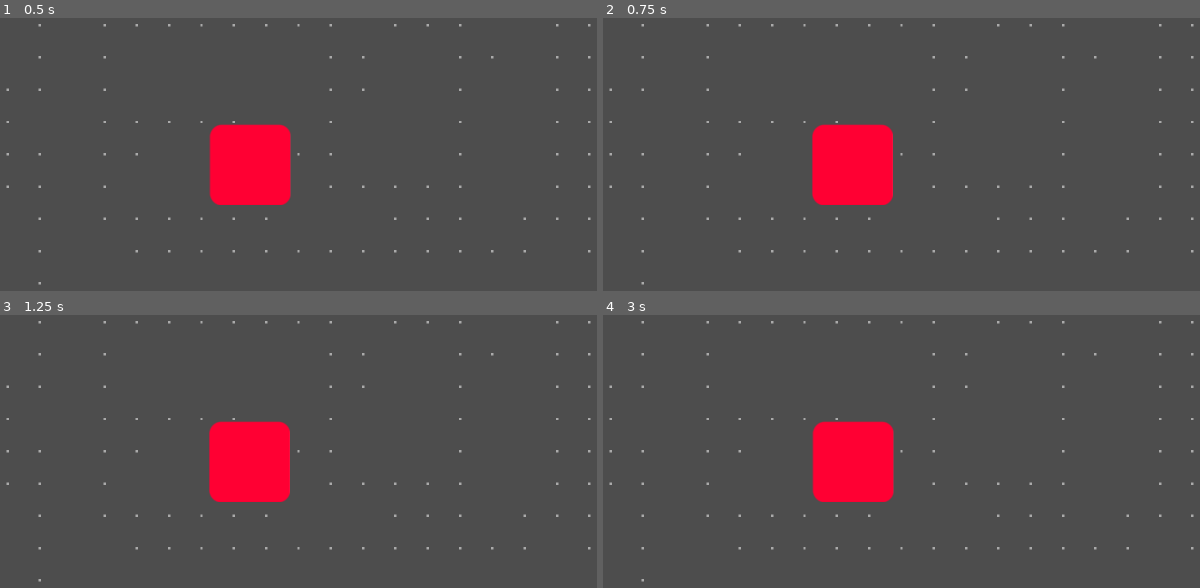
Above: before the commit, frames 1-4 (two rows, left to right).
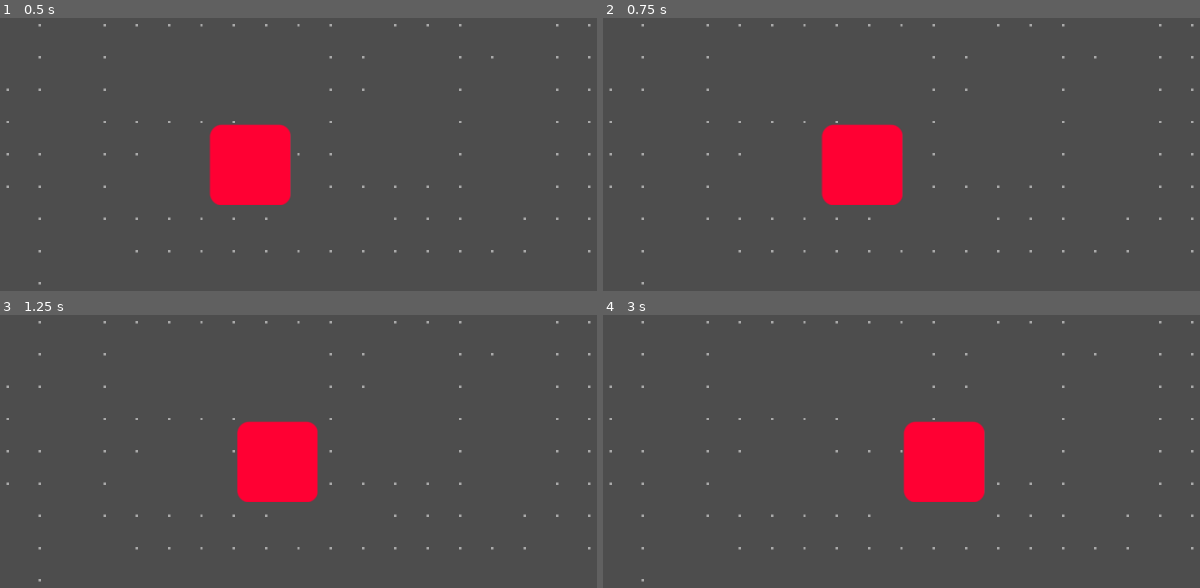
Above: after the commit, the same moments.

Repository: Zbeyer/Game-Jam-Test
Game: Godot game, scene res://scenes/SampleLevel.tscn
Two runs of this game, one before a commit and one after it. Both use one fixed random seed, a clock stepped at 60 frames per second and the inputs below.
Inputs:
- Up to frame 1 (0.5 s): no input
- Up to frame 2 (0.75 s): hold D (move_right) from 0.53 s (still down)
- Up to frame 3 (1.25 s): keep holding D (move_right)
- Up to frame 4 (3 s): release D (move_right) at 1.28 s; hold S (move_back) 1.28-2.03 s; hold D (move_right) 2.03-2.78 s; hold W (move_forward) from 2.78 s (still down)

Frame 1 is identical in both runs. In frame 2, 1.1% of the frame differs, in the area x 35-51%, y 38-69%; in frame 3, 2.9%; in frame 4, 8.0%, in the area x 35-64%, y 38-69%.

Commit message:
fixed enemy scan based movement

Diff:
--- a/scenes/Enemy.tscn
+++ b/scenes/Enemy.tscn
@@ -48,5 +48,7 @@
 position = Vector2(50, 0)
 
 [node name="RayCastRight" type="RayCast2D" parent="."]
+rotation = 4.71239
 
 [node name="RayCastLeft" type="RayCast2D" parent="."]
+rotation = 1.5708
